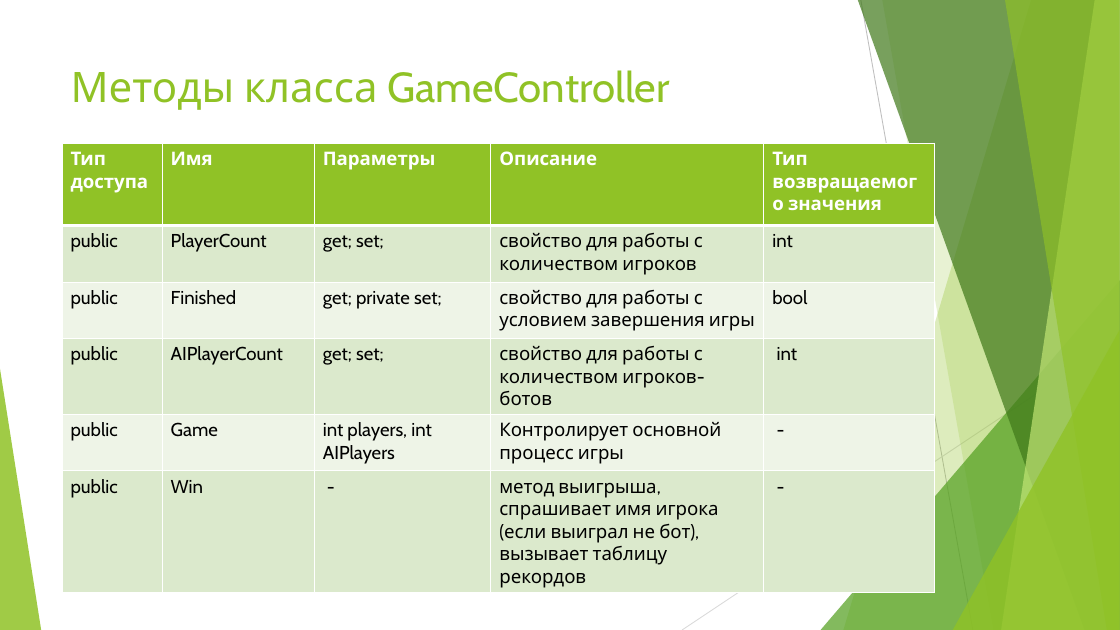
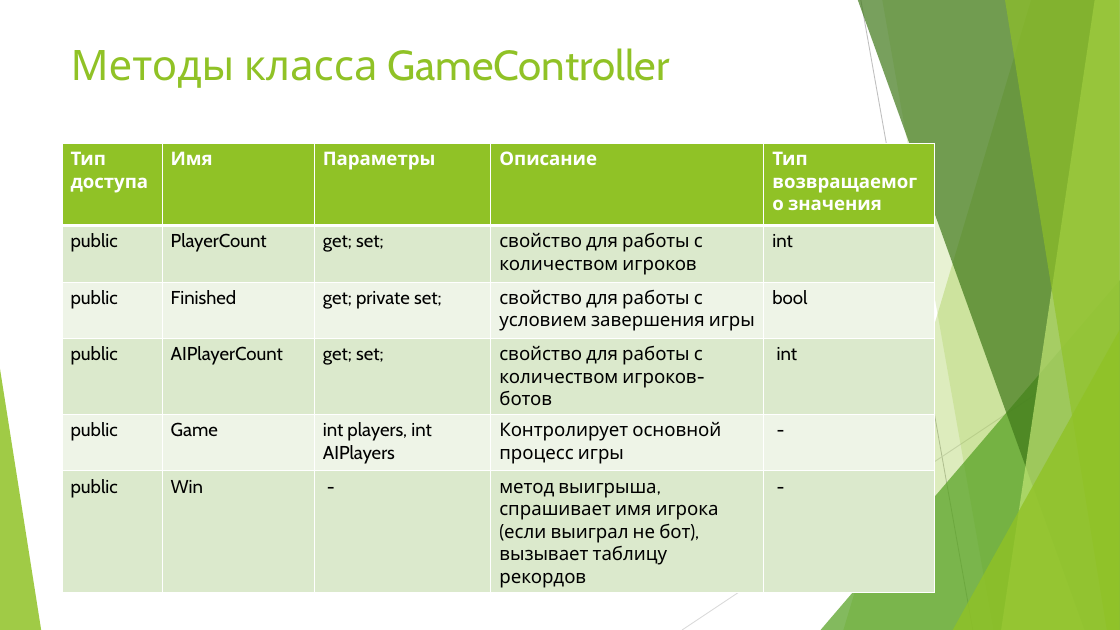
Before and after one commit to Stebusha/TheFool, a slide deck: slide 16 of Docs/Учебный проект по ООП.pptx. Drawn at 1120x630 pixels with LibreOffice and Linux fonts; fonts in the diff are those of the drawing. Boxes give left, top, right and bottom in pixels: in the first picture for what was removed or moved away, otherwise in the second. Text is boxed around its words. In the diff, an @@ line names an element or a change of style, - is before the commit and + after.

Commit message:
update

```diff
--- a/Docs/Учебный проект по ООП.pptx
+++ b/Docs/Учебный проект по ООП.pptx
@@ title "Методы класса GameController": place and size @@
-title "Методы класса GameController" at (71,70,670,110)
+title "Методы класса GameController" at (71,48,670,88)
```
